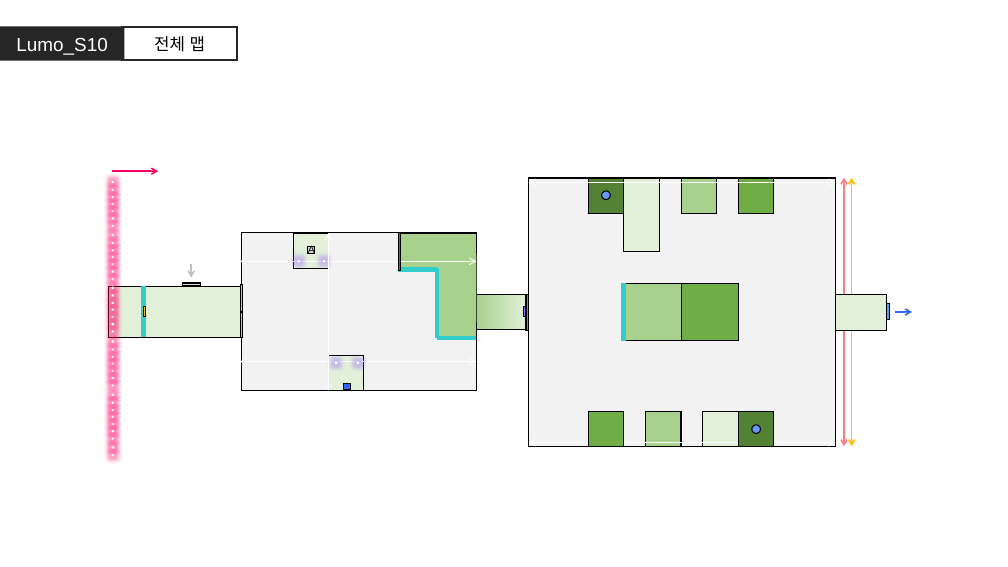
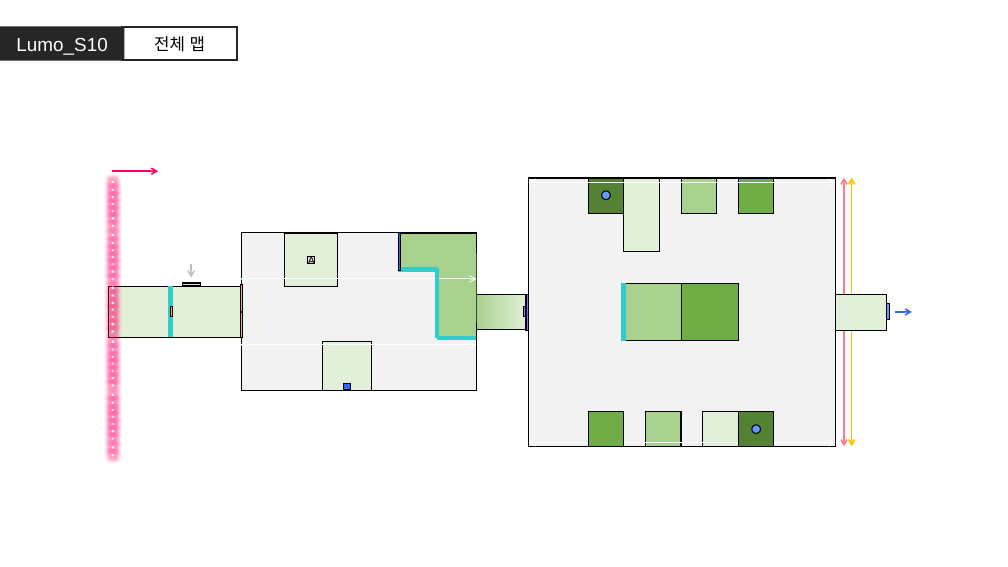
Before and after one commit to GGMGangsterHamster/GangsterHamster, a slide deck: slide 5 of Documents/LevelDesign/Fixes/Lumo_Stage_Fixes.pptx. Drawn at 1008x567 pixels with LibreOffice and Linux fonts; fonts in the diff are those of the drawing. Boxes give left, top, right and bottom in pixels: in the first picture for what was removed or moved away, otherwise in the second. Text is boxed around its words. In the diff, an @@ line names an element or a change of style, - is before the commit and + after.

```diff
--- a/Documents/LevelDesign/Fixes/Lumo_Stage_Fixes.pptx
+++ b/Documents/LevelDesign/Fixes/Lumo_Stage_Fixes.pptx
@@ rectangle: place and size @@
-rectangle at [293, 233, 329, 268]
+rectangle at [284, 233, 338, 287]
@@ group removed at [298, 233, 359, 391]: 4 ellipses, 1 double arrow @@
@@ rectangle "A": place and size @@
-rectangle "A" at [308, 247, 315, 253]
+rectangle "A" at [308, 257, 315, 264]
@@ line moved from (144, 286) - (144, 337) to (170, 286) - (170, 337) @@
@@ double arrow moved from (240, 262) - (476, 262) to (240, 279) - (476, 279) @@
@@ rectangle: place and size @@
-rectangle at [144, 306, 146, 316]
+rectangle at [170, 306, 172, 316]
@@ double arrow moved from (240, 361) - (476, 361) to (240, 345) - (476, 345) @@
@@ rectangle: place and size @@
-rectangle at [329, 355, 364, 391]
+rectangle at [323, 342, 372, 391]
```
Also in this commit, not shown: 1 other file.
